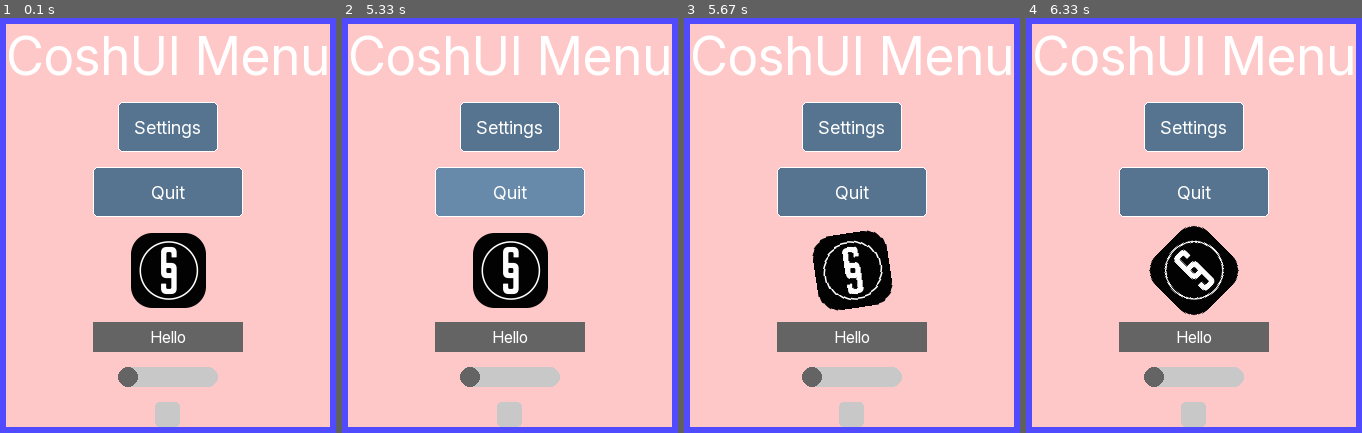
Above: before the commit, frames 1-4 (left to right).
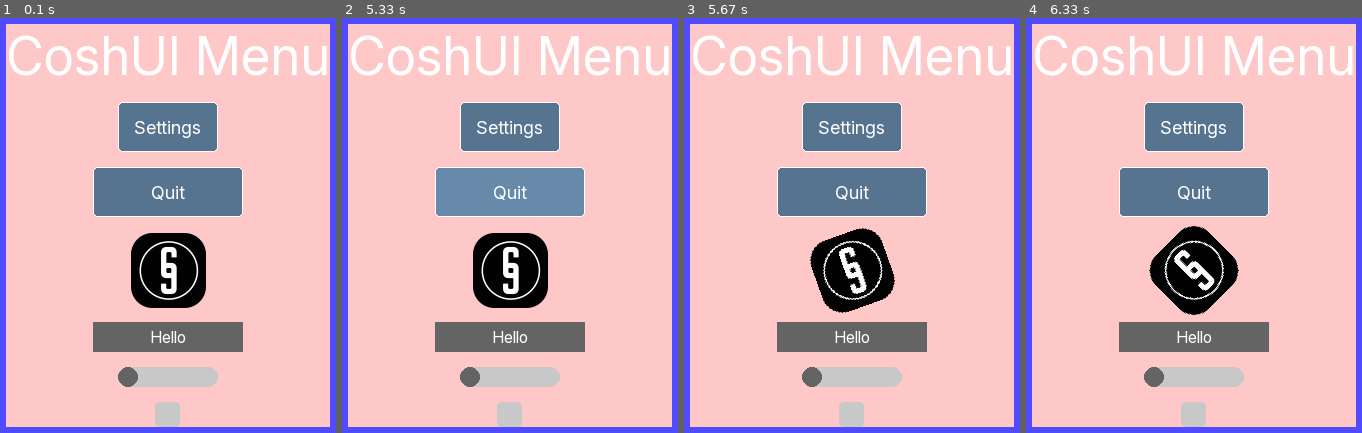
Above: after the commit, the same moments.

Repository: JyleFV/CoshUI
Game: pygame game, started from examples/example_pygame.py
Same seed, same stepped clock (60 frames per second), same inputs: the game is played once before the commit and once after it.
Inputs (mouse positions are in pixels of both pictures, inside the frame that each line leads up to):
- Up to frame 1 (0.1 s): no input
- Up to frame 2 (5.33 s): click (510, 225) at 0.38 s; move the mouse to (540, 196) at 4.93 s
- Up to frame 3 (5.67 s): move the mouse to (697, 101) at 5.43 s
- Up to frame 4 (6.33 s): move the mouse to (outside the picture) at 5.93 s

Frames 1-2 are identical in both runs. In frame 3, 0.9% of the frame differs, in the area x 37-63%, y 50-72%; in frame 4, nothing differs.

Commit message:
Mostly finished new CoshTheme rework, error handling and validation is all that's left

Diff:
--- a/examples/example_pygame.py
+++ b/examples/example_pygame.py
@@ -42,9 +42,9 @@
             cui.animate("background_color", "main_container", (255, 200, 200), 1.5, "ease_out")
 
         if cui.get_signal("quit_button", cui.HOVER_ENTER):
-            cui.animate("transform_rotation", "test_image", 0.0, 0.5, "ease_in")
+            cui.animate("transform_rotation", "test_image", 0.0, 0.5)
         if cui.get_signal("quit_button", cui.HOVER_EXIT):
-            cui.animate("transform_rotation", "test_image", 45.0, 0.5, "ease_in")
+            cui.animate("transform_rotation", "test_image", 45.0, 0.5)
         if cui.get_signal("quit_button", cui.CLICKED):
             running = False
 
--- a/src/coshui/lifecycle.py
+++ b/src/coshui/lifecycle.py
@@ -48,17 +48,20 @@
 
     @staticmethod
     def apply_theme(node):
+        from .themes import get_for, resolve_token
         theme = CoshUI._active_theme
 
-        theme_style = theme.get_for(node)
+        theme_style = get_for(theme, node)
         if not theme_style or theme_style is None:
             return
 
         for key, value in theme_style.items():
             if hasattr(node, key) and getattr(node, key) is None:
-                setattr(node, key, value)
+                resolved_value = resolve_token(theme, value)
+                setattr(node, key, resolved_value)
             if hasattr(node.style, key) and getattr(node.style, key) is None:
-                setattr(node.style, key, value)
+                resolved_value = resolve_token(theme, value)
+                setattr(node.style, key, resolved_value)
 
     @staticmethod
     def expand(node):
--- a/src/coshui/pipeline.py
+++ b/src/coshui/pipeline.py
@@ -116,6 +116,7 @@
                 if data.mouse_filter is CoshMouseFilter.STOP:
                     consumed_click = True
 
+# TODO: Add type validation for attributes
 def finalize_defaults(node):
     targets = [node, node.style, node]
 
--- a/src/coshui/state.py
+++ b/src/coshui/state.py
@@ -10,14 +10,59 @@
 
 # DEFAULT VALUES
 DEFAULT_THEME = CoshTheme(
-            button={ "width": 100, "height": 30, "background_color": (86, 115, 143), "border": ((255, 255, 255), 1), "border_radius": 5, "font_size": 18 },
-            label={ "font_size": 18 },
-            checkbox={ "width": 25, "height": 25, "border_radius": 4, "border": ((200, 200, 200), 2), "checked_color": (85, 75, 255), "unchecked_color": (200, 200, 200)},
-            image={ "width": 150, "height": 150 },
-            modal={ "header_color": (60, 60, 80), "header_border_radius": (7.5, 7.5, 0, 0), "content_color": (80, 80, 100), "content_border_radius": (0, 0, 7.5, 7.5) },
-            slider={ "thumb_color": (100, 100, 100), "track_color": (200, 200, 200), "border_radius": 50 },
-            dropdown={ "width": 150, "height": 30, "background_color": (100, 100, 100) }
-        )
+    tokens={
+        "btn_width": 100,
+        "btn_height": 30,
+        "default_font_size": 18,
+        "brand_blue": (86, 115, 143),
+        "accent_purple": (85, 75, 255),
+        "light_gray": (200, 200, 200),
+        "dark_gray": (100, 100, 100),
+        "modal_header": (60, 60, 80),
+        "modal_body": (80, 80, 100)
+    },
+    nodes={
+        "Button": {
+            "width": "@btn_width",
+            "height": "@btn_height",
+            "background_color": "@brand_blue",
+            "border": ((255, 255, 255), 1),
+            "border_radius": 5,
+            "font_size": "@default_font_size"
+        },
+        "Label": {
+            "font_size": "@default_font_size"
+        },
+        "Checkbox": {
+            "width": 25,
+            "height": 25,
+            "border_radius": 4,
+            "border": ((200, 200, 200), 2),
+            "checked_color": "@accent_purple",
+            "unchecked_color": "@light_gray"
+        },
+        "Image": {
+            "width": 150,
+            "height": 150
+        },
+        "Modal": {
+            "header_color": "@modal_header",
+            "header_border_radius": (7.5, 7.5, 0, 0),
+            "content_color": "@modal_body",
+            "content_border_radius": (0, 0, 7.5, 7.5)
+        },
+        "Slider": {
+            "thumb_color": "@dark_gray",
+            "track_color": "@light_gray",
+            "border_radius": 50
+        },
+        "Dropdown": {
+            "width": 150,
+            "height": 30,
+            "background_color": "@dark_gray"
+        }
+    }
+)
 
 COURIER = {
     "base_font": os.path.join(os.path.dirname(__file__), "assets", "fonts", "CourierPrime.ttf"),
--- a/src/coshui/themes.py
+++ b/src/coshui/themes.py
@@ -3,74 +3,48 @@
 
 from .cui_error import CoshUIError
 
-# ================ Theme ================
-
 @dataclass
 class CoshTheme:
-    button: dict = field(default_factory=lambda: {...})
-    label: dict = field(default_factory=lambda: {...})
-    modal: dict = field(default_factory=lambda: {...})
-    checkbox: dict = field(default_factory=lambda: {...})
-    image: dict = field(default_factory=lambda: {...})
-    slider: dict = field(default_factory=lambda: {...})
-    dropdown: dict = field(default_factory=lambda: {...})
+    """
+    CoshTheme is the object that holds theme values.
 
-    def get_for(self, node):
-        from .widgets import Modal, Button, Label, Checkbox, Image, Slider, Dropdown
+    ### Attributes
 
-        if isinstance(node, Modal):
-            return self.modal
-        if isinstance(node, Button):
-            return self.button
-        if isinstance(node, Label):
-            return self.label
-        if isinstance(node, Checkbox):
-            return self.checkbox
-        if isinstance(node, Image):
-            return self.image
-        if isinstance(node, Slider):
-            return self.slider
-        if isinstance(node, Dropdown):
-            return self.dropdown
+    - **tokens**: Reusable values you can pass as values to Node properties (e.g. "primary_color" passed to a Button's "background_color" as "@primary_color").
+    Do remember, when passing tokens as Node values, type "@" before the name of the token or else it will not be parsed as a token and may appear as an error.
+    - **nodes**: The dictionary that holds all Node values. You can set default values for nodes here directly (e.g. dict(Button={ "background_color": (255, 0, 0) }), or pass in tokens (e.g. dict(Button={ "background_color": "@primary_color" }).
 
-        return None
-
-# NOTE: Rework in Progress
-@dataclass
-class _CoshTheme:
-    """
-    CoshTheme is the object that holds all default theme values.
-
-    Attributes
-
-    - tokens: Reusable values you can pass as values to Node properties (e.g. "primary_color" passed to a Button's "background_color" as "@primary_color").
-    Do remember, when passing tokens as Node values, type "@" before the name of the token or else it will not be parsed as a token and may appear as an error.
-
-    - nodes: The dictionary that holds all Node values. You can set default values for nodes here directly (e.g. dict(Button={ "background_color": (255, 0, 0) }), or pass in tokens (e.g. dict(Button={ "background_color": "@primary_color" }).
-
-    When overriding the "nodes" property. Be sure to set the names EXACTLY as
-    the widgets are named.
+    When overriding the "nodes" property. Be sure to set the names EXACTLY as the widgets are named.
     """
 
-    tokens: dict = field(default_factory=lambda: {...})
-    nodes: dict = field(default_factory=lambda: {...})
+    tokens: dict = field(default_factory=dict)
+    nodes: dict = field(default_factory=dict)
 
-def get_for(theme: _CoshTheme, node):
-    node_style = theme.nodes.get(node.__class__.__name__, None)
+    def __post_init__(self):
+        MASTER_WIDGET_LIST = ['Container', 'Grid', 'Modal', 'Button', 'Label', 'RichLabel', 'Checkbox', 'Image', 'Dropdown', 'Slider']
+
+        for node in self.nodes:
+            if node not in MASTER_WIDGET_LIST:
+                close_match = difflib.get_close_matches(node, MASTER_WIDGET_LIST, n=1)
+                raise Exception(f"Unknown node `{node}` in theme configuration. Did you mean `{close_match[0] if close_match else 'Unknown'}`?")
+
+def get_for(theme: CoshTheme, node):
+    node_name = node.__class__.__name__
+    node_style = theme.nodes.get(node_name, None)
+
     if node_style is None:
-        raise CoshUIError(f"The node passed into CoshTheme for the node `{node.__class__.__name__}` seems to be wrong or doesn't exist...")
+        return None
 
     return node_style
 
-def resolve_token(theme: _CoshTheme, token: str):
-    if token and token.startswith("@"):
+def resolve_token(theme: CoshTheme, token: str):
+    if isinstance(token, str) and token.startswith("@"):
         token_value = theme.tokens.get(token[1:])
 
         if token_value is None:
             close_match = difflib.get_close_matches(token[1:], theme.tokens.keys(), n=1)
-            raise CoshUIError(f"Unknown theme token `{token}`. Did you mean `{close_match if close_match else 'Unknown'}`?")
+            raise CoshUIError(f"Unknown theme token `{token}`. Did you mean `{close_match[0] if close_match else 'Unknown'}`?")
 
         return token_value
 
-    raise CoshUIError(f"Token `{token}` is not a real token. Please enter a token that starts with `@`.")
-# ================ Theme ================
+    return token
--- a/src/coshui/types.py
+++ b/src/coshui/types.py
@@ -117,6 +117,26 @@
 class CoshPercentage:
     def __init__(self, percentage: int):
         self.percentage = percentage / 100
+
+class FourSide(NamedTuple):
+    top: float
+    right: float
+    bottom: float
+    left: float
+
+    @property
+    def horizontal(self) -> float:
+        return self.left + self.right
+
+    @property
+    def vertical(self) -> float:
+        return self.top + self.bottom
+
+class FourCorner(NamedTuple):
+    top_left: float
+    top_right: float
+    bottom_right: float
+    bottom_left: float
 
 class RenderContext(NamedTuple):
     # Node-specific
@@ -147,20 +167,6 @@
     # Overflow-logic
     clip_rect: tuple | None = None
 
-class FourSide(NamedTuple):
-    top: float
-    right: float
-    bottom: float
-    left: float
-
-    @property
-    def horizontal(self) -> float:
-        return self.left + self.right
-
-    @property
-    def vertical(self) -> float:
-        return self.top + self.bottom
-
 class ParticleContext(NamedTuple):
     particles: list = field(default_factory=list)
 
--- a/src/coshui/user_functions.py
+++ b/src/coshui/user_functions.py
@@ -1,10 +1,11 @@
 from __future__ import annotations
-from typing import TypeVar, Generic, TYPE_CHECKING, Callable, Optional
+from typing import TypeVar, Generic, TYPE_CHECKING, Callable
 import difflib
 import os
 
 from .animation import PROPERTY_MAP, PROPERTY_TYPE_MAP, EASING_MAP, Tween, ease_linear
 from .cui_error import CoshUIError, warn
+from .utility import merge_themes
 from .state import CoshUI
 from .types import *
 
@@ -34,6 +35,18 @@
         return self
 
 def add_font(name: str, base_path: str, bold: str = None, italic: str = None, bold_italic: str = None):
+    """
+    Adds a new font that users can set text to.
+
+    ### Parameters
+
+    - **name**: The name of the new font.
+    - **base_path**: A required field which is the base font path. This will act as the default when passing in the font name in the `font` field.
+    - **bold**: The font path that will be used when the `bold` field is set to True on TextNodes or CoshML markup.
+    - **italic**: The font path that will be used when the `italic` field is set to True on TextNodes or CoshML markup.
+    - **bold_italic**: The font path that will be used when both the `bold` field and `italic` field are set to True on TextNodes or CoshML markup.
+    """
+
     if not name or not base_path:
         raise CoshUIError("Please input a name or a path when adding fonts.")
 
@@ -46,6 +59,16 @@
     CoshUI._font_library[name] = { variant: (os.path.abspath(path) if path is not None else None) for variant, path in variants.items() }
 
 def set_default_font(name: str):
+    """
+    Sets the **default** font used by every text rendered in CoshUI.
+
+    ### Parameters
+
+    - **name**: The name of an existing font.
+
+    If the user adds their own font, remember to put this ***after*** the `add_font()` declaration.
+    """
+
     if name not in CoshUI._font_library:
         close_match = difflib.get_close_matches(name, CoshUI._font_library.keys(), n=1)
         raise CoshUIError(f"That font does not exist in the system. Please do add_font() before this function call with the name and path as arguments. Did you mean `{close_match[0] if close_match else 'Unknown'}`?")
@@ -53,6 +76,19 @@
     CoshUI._default_font = name
 
 def get_signal(node_id: str, signal: CoshSignals):
+    """
+    Checks if a specific Node has been interacted with by checking the signal registry.
+
+    ### Parameters
+
+    - **node_id**: The id of the Node to specifically check.
+    - **signal**: The interaction event to check, this can be `CLICKED`, `RELEASED`, `PRESSED`, `HOVERED`, `HOVER_ENTER`, and `HOVER_EXIT`.
+
+    ### Returns
+
+    - **Boolean**: Returns true or false depending on if that interaction event did happen to that Node.
+    """
+
     if node_id not in CoshUI._state_storage:
         close_match = difflib.get_close_matches(node_id, CoshUI._state_storage.keys(), n=1)
         raise CoshUIError(f"Unknown Node ID: `{node_id}`. Did you mean `{close_match[0] if close_match else 'Unknown'}`?")
@@ -60,6 +96,17 @@
     return CoshUI._get_signal(node_id, signal)
 
 def add_class(name: str, style: CoshStyling | TextStyle):
+    """
+    Creates *style* classes that can be used as Node styles or CoshML styles depending on whether a `CoshStyling` object or `TextStyle` object was passed.
+
+    ### Parameters
+
+    - **name**: A name for the class that will be used when passing in to the `classes` field or straight in markup.
+    - **style**: A `CoshStyling` or `TextStyle` object that dictates the style and whether it will be used for Nodes or CoshML markup.
+
+    This helps with *reusability*. If users have a style that multiple Nodes or text use, creating a class and passing it in is much easier than copy and pasting.
+    """
+
     from .text_engine import TextStyle, KEYWORD_MAP, TAGS
     if isinstance(style, CoshStyling):
         if name in CoshUI._style_class:
@@ -74,59 +121,62 @@
     else:
         raise CoshUIError("Passed in style is not a CoshStyling or TextStyle object.")
 
-# NOTE: This currently does practically nothing due to how the architecture is made.
-def preload_images(img_paths: str | list):
-    """
-    Preloads images to the backend to create image textures early.
-
-    :param img_paths: Can be a string with a single value or a list of strings.
-    :type img_paths: `str | list`
-    :raises CoshUIError: If a path does not exist or is not a file
-
-    .. note ::
-        `preload_images()` converts relative file paths to absolute paths based on the current working directory.
-
-    .. warning::
-        Preloading is not yet fully implemented. Images are currently loaded on first render.
-        True preloading will be available in a future update.
-    """
-
-    if isinstance(img_paths, str):
-        img_paths = [img_paths]
-
-    for path in img_paths:
-        abs_path = os.path.abspath(path)
-        if not os.path.exists(abs_path) or not os.path.isfile(abs_path):
-            raise CoshUIError(f"Image path `{abs_path}` doesn't exist or is not a file.")
-
-        CoshUI._temp_paths.add(abs_path)
-
-def create_theme(name: str, theme: CoshTheme):
-    CoshUI._theme_registry[name] = theme
+def create_theme(name: str, theme: CoshTheme, inherit: str | None = None):
+    """
+    Creates a new theme to be put in the `_theme_registry` that is fully customized by the user.
+
+    ### Parameters
+
+    - **name**: A name to give the new theme that will be set in the `_theme_registry`.
+    - **theme**: A `CoshTheme` object that holds all the node values and tokens to be set as defaults for Nodes.
+    - **inherit**: Takes in the theme name of an existing theme that the new theme will inherit from (makes it so users don't have to fill in every value for every node and token).
+
+    When inheriting from an existing theme, it will act as the **base** that your new theme overrides. If it does not have a value (meaning it's None), it will act as a completely new override.
+    """
+
+    # NOTE: Rework in progress
+    final_theme = theme
+
+    if inherit is not None:
+        base_theme = CoshUI._theme_registry.get(inherit, None)
+        if base_theme is None:
+            close_match = difflib.get_close_matches(inherit, CoshUI._theme_registry.keys(), n=1)
+            raise CoshUIError(f"The theme `{inherit}` doesn't exist. Did you mean `{close_match[0] if close_match else 'Unknown'}`?")
+        else:
+            final_theme = merge_themes(base_theme, theme)
+
+    CoshUI._theme_registry[name] = final_theme
 
 def set_theme(theme_name: str):
+    """
+    Sets the default theme used throughout the library. If used on a user-made theme, call this function ***after*** the `create_theme()` declaration.
+
+    ### Parameters
+
+    - **theme_name**: A name of an existing theme.
+    """
+
     theme = CoshUI._theme_registry.get(theme_name, None)
     if theme is None:
         close_match = difflib.get_close_matches(theme_name, CoshUI._theme_registry.keys(), n=1)
         raise CoshUIError(f"The theme `{theme_name}` does not exist. Did you mean `{close_match[0] if close_match else 'Unknown'}`?")
     CoshUI._active_theme = theme
 
-def animate(n_property: str, target_id: str, end_value, duration: float, easing: str) -> Tween:
-    """
-    Animates a node property over time.
-
-    This function calls the TweenManager to create a `Tween` object. The TweenManager deals
-    with Tween lifetime, storage, and updates.
-
-    Parameters
-    - n_property: The property you want to animate (e.g., 'transform_position', 'transform_scale', or 'alpha').
-    - target_id: The id of the node instance the animation is applied to.
-    - end_value: The final target value to reach by the end of the animation.
-    - duration: Animation length in seconds.
-    - easing: The easing curve name. Defaults to 'linear' if not passed.
-
-    Returns
-    - Tween: Returns the tween it's working on.
+def animate(n_property: str, target_id: str, end_value, duration: float, easing: str = "linear") -> Tween:
+    """
+    Animates a node property over time. This function calls the TweenManager to create a `Tween` object. The TweenManager deals with Tween lifetime, storage, and updates.
+
+    ### Parameters
+
+    - **n_property**: The property you want to animate (e.g., 'transform_position', 'transform_scale', or 'alpha').
+    - **target_id**: The id of the node instance the animation is applied to.
+    - **end_value**: The final target value to reach by the end of the animation.
+    - **duration**: Animation length in seconds.
+    - **easing**: The easing curve name. Defaults to 'linear' if not passed.
+
+    ### Returns
+
+    - **Tween**: Returns the tween that is managing the animation.
     """
 
     if n_property not in PROPERTY_MAP:
--- a/src/coshui/utility.py
+++ b/src/coshui/utility.py
@@ -1,8 +1,13 @@
+from __future__ import annotations
+from typing import TypeVar, Generic, TYPE_CHECKING, Callable, Optional
 import math
 
 from .cui_error import CoshUIError, warn
 from .state import CoshUI
 from .types import *
+
+if TYPE_CHECKING:
+    from .themes import CoshTheme
 
 # ================ Helper Functions ================
 
@@ -22,6 +27,10 @@
     match value:
         case int() | float():
             return FourSide(value, value, value, value)
+        case (vertical, horizontal):
+            return FourSide(vertical, horizontal, vertical, horizontal)
+        case (top, horizontal, bottom):
+            return FourSide(top, horizontal, bottom, horizontal)
         case (top, right, bottom, left):
             return FourSide(top, right, bottom, left)
         case _:
@@ -49,6 +58,20 @@
         transform_rotation=override.transform_rotation if override.transform_rotation is not None else base.transform_rotation,
         transform_scale=override.transform_scale if override.transform_scale is not None else base.transform_scale
     )
+
+def merge_themes(base: CoshTheme, override: CoshTheme) -> CoshTheme:
+    merged_tokens = base.tokens | override.tokens
+
+    merged_nodes = {}
+
+    all_widgets = set(base.nodes.keys()) | set(override.nodes.keys())
+
+    for widget in all_widgets:
+        base_style = base.nodes.get(widget, {})
+        custom_style = override.nodes.get(widget, {})
+        merged_nodes[widget] = base_style | custom_style
+
+    return CoshTheme(tokens=merged_tokens, nodes=merged_nodes)
 
 def get_local_mouse(mouse_x, mouse_y, node_x, node_y, node_w, node_h, angle):
     center_x = node_x + (node_w / 2)
Not shown, changed: CONTRIBUTING.md
Not shown, changed: LICENSE
